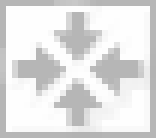
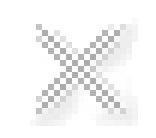
Layer changes from the first 156x138 image to the second:
showed "Shape 4", painted on it, masked it over 0, 0, 156, 138
hid "Layer 23", masked it over 12, 12, 144, 126
hid "Layer 7" over 0, 0, 156, 138
hid "Shape 1" (2nd of 2), masked it over 0, 0, 156, 138
hid "Background" over 0, 0, 156, 138
